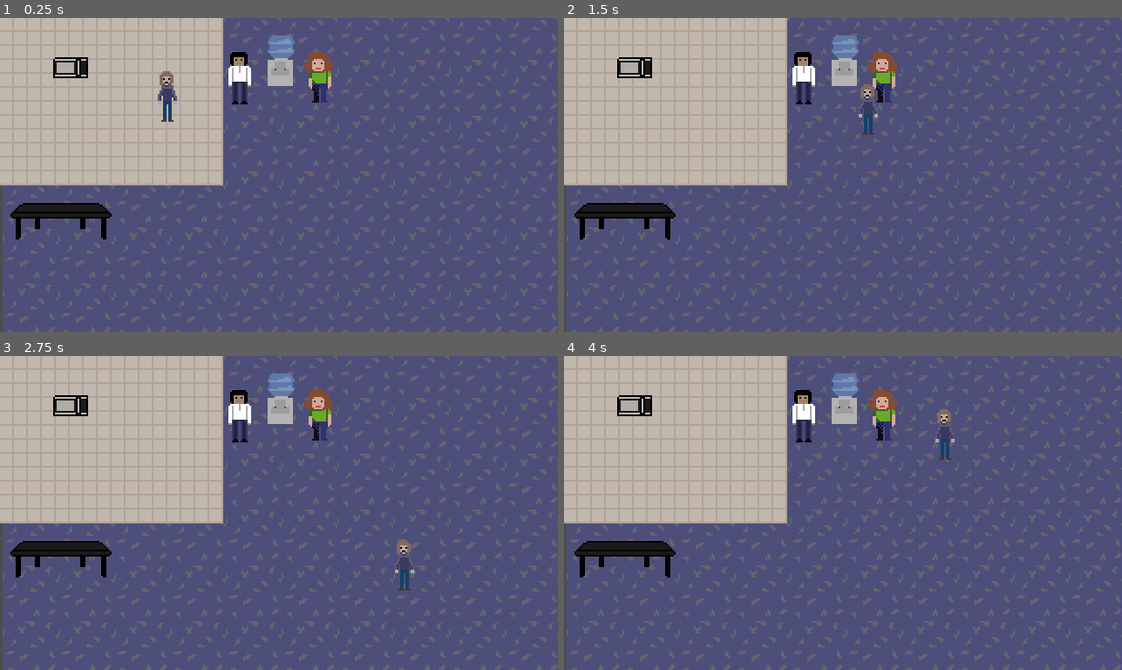
Above: before the commit, frames 1-4 (two rows, left to right).
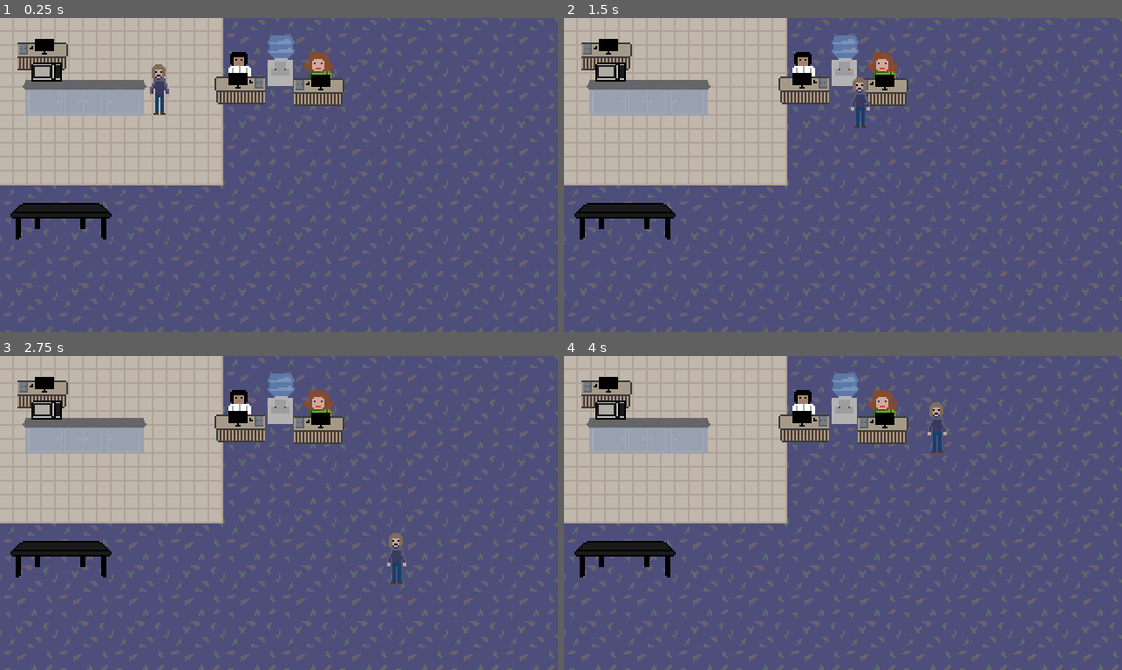
Above: after the commit, the same moments.

Repository: ayampol/inkjam2020
Game: Godot game, scene res://World.tscn
Same seed, same stepped clock (60 frames per second), same inputs: the game is played once before the commit and once after it.
Inputs:
- Up to frame 1 (0.25 s): no input
- Up to frame 2 (1.5 s): tap Enter (ui_accept) at 0.5, 0.77 s; hold Right (ui_right) 0.53-1.28 s; hold Down (ui_down) from 1.28 s (still down)
- Up to frame 3 (2.75 s): tap Enter (ui_accept) at 1.52 s; release Down (ui_down) at 2.03 s; hold Right (ui_right) from 2.03 s (still down)
- Up to frame 4 (4 s): release Right (ui_right) at 2.78 s; hold Up (ui_up) 2.78-3.53 s; tap Enter (ui_accept) at 3.02, 3.77 s; hold Left (ui_left) from 3.53 s (still down)

The runs differ from the first frame. In frame 1, 15% of the frame differs, in the area x 0-100%, y 0-100%; in frame 2, 15%; in frame 3, 15%; in frame 4, 15%.

Commit message:
More bits and pieces - desks, fire, counter

Diff:
--- a/World.tscn
+++ b/World.tscn
@@ -11,6 +11,11 @@
 [ext_resource path="res://ted.png" type="Texture" id=9]
 [ext_resource path="res://watercooler.png" type="Texture" id=10]
 [ext_resource path="res://DialogueUI.tscn" type="PackedScene" id=11]
+[ext_resource path="res://counter_1.png" type="Texture" id=12]
+[ext_resource path="res://deskleft.png" type="Texture" id=13]
+[ext_resource path="res://fire.png" type="Texture" id=14]
+[ext_resource path="res://counter_3.png" type="Texture" id=15]
+[ext_resource path="res://counter_2.png" type="Texture" id=16]
 
 [sub_resource type="TileSet" id=1]
 0/name = "uglytiles.png 0"
@@ -48,11 +53,19 @@
 
 [node name="World" type="Node2D"]
 
+[node name="fire" type="Sprite" parent="."]
+position = Vector2( 25.9685, 13.8687 )
+z_index = 1
+texture = ExtResource( 13 )
+
 [node name="Sprite" type="Sprite" parent="."]
-position = Vector2( 161.684, 90 )
+position = Vector2( 160, 90 )
 texture = ExtResource( 1 )
 region_enabled = true
 region_rect = Rect2( 0, 0, 320, 180 )
+__meta__ = {
+"_edit_lock_": true
+}
 
 [node name="YSort" type="YSort" parent="."]
 
@@ -63,8 +76,11 @@
 tile_data = PoolIntArray( -65536, 1, 0, -65535, 1, 0, -65534, 1, 0, -65533, 1, 0, 0, 0, 0, 1, 0, 0, 2, 0, 0, 3, 0, 0, 65536, 0, 0, 65537, 0, 0, 65538, 0, 0, 65539, 0, 0, 131072, 0, 0, 131073, 0, 0, 131074, 0, 0, 131075, 0, 0 )
 
 [node name="Player" type="KinematicBody2D" parent="YSort"]
-position = Vector2( 96.2091, 48.4538 )
+position = Vector2( 91.7064, 44.4808 )
 script = ExtResource( 7 )
+__meta__ = {
+"_edit_group_": true
+}
 
 [node name="Sprite" type="Sprite" parent="YSort/Player"]
 position = Vector2( 0.468216, -4.12035 )
@@ -76,7 +92,9 @@
 shape = SubResource( 2 )
 
 [node name="microwave" type="Sprite" parent="YSort"]
-position = Vector2( 37.2852, 37.2642 )
+position = Vector2( 24.0966, 38.971 )
+scale = Vector2( 0.865386, 0.906356 )
+z_index = 2
 texture = ExtResource( 5 )
 
 [node name="atable" type="Sprite" parent="YSort"]
@@ -91,7 +109,30 @@
 position = Vector2( 183.153, 33.7218 )
 texture = ExtResource( 8 )
 
-[node name="watercooler" type="Sprite" parent="."]
+[node name="watercooler" type="Sprite" parent="YSort"]
 position = Vector2( 160.75, 24 )
 texture = ExtResource( 10 )
 [node name="DialogueUI" parent="." instance=ExtResource( 11 )]
+
+[node name="counter_1" type="Sprite" parent="YSort"]
+position = Vector2( 24.3102, 44.6263 )
+scale = Vector2( 0.75, 0.75 )
+texture = ExtResource( 12 )
+
+[node name="counter_2" type="Sprite" parent="YSort/counter_1"]
+position = Vector2( 31.7251, -0.0910225 )
+texture = ExtResource( 16 )
+
+[node name="counter_3" type="Sprite" parent="YSort/counter_1"]
+position = Vector2( 63.3769, -0.0910263 )
+texture = ExtResource( 15 )
+
+[node name="deskleft" type="Sprite" parent="YSort"]
+position = Vector2( 184.355, 34.2634 )
+texture = ExtResource( 13 )
+
+[node name="deskleft" type="Sprite" parent="."]
+position = Vector2( 136.149, 33.4688 )
+rotation = 6.28319
+texture = ExtResource( 13 )
+flip_h = true
Not shown: 1 places in World.tscn that only renumber resources
Binary file added: counter_1.png
Not shown, added: counter_1.png.import
Binary file added: counter_2.png
Not shown, added: counter_2.png.import
Binary file added: counter_3.png
Not shown, added: counter_3.png.import
Binary file added: deskleft.png
Not shown, added: deskleft.png.import
Binary file added: fire.png
Not shown, added: fire.png.import
